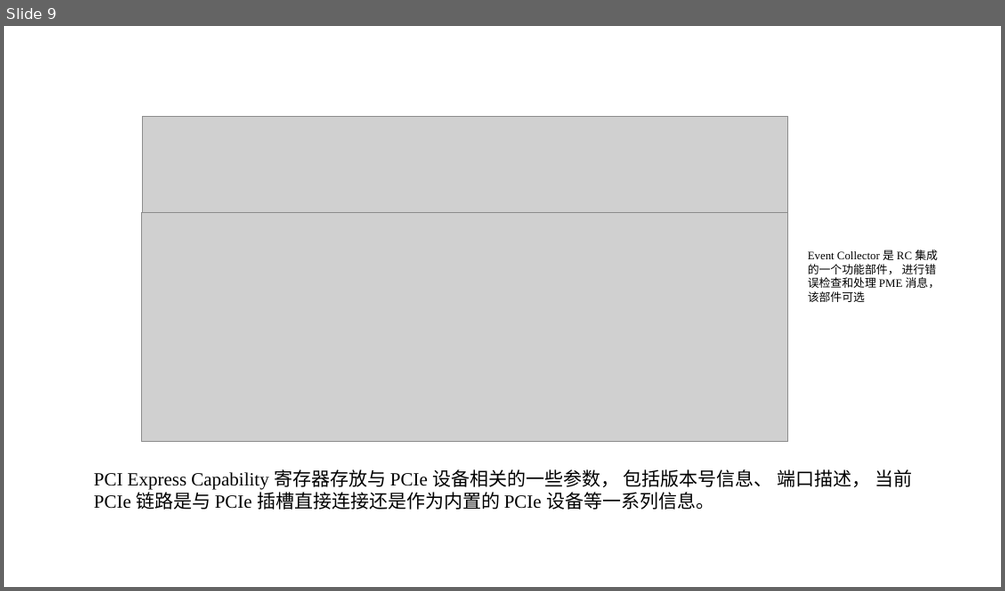
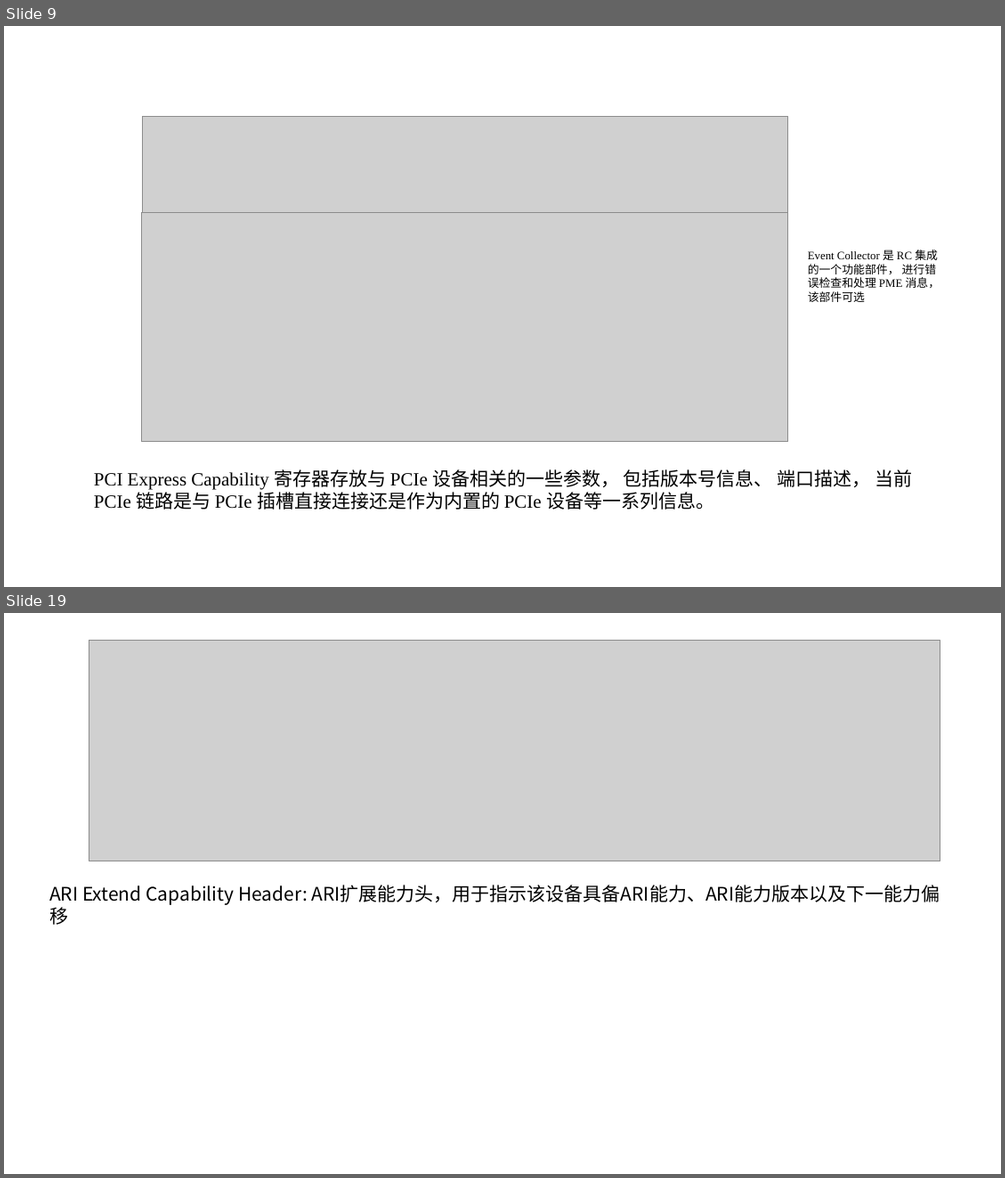
Before and after one commit to HallelujahJ/workspace, a slide deck: reference_doc/pcie/notebook/PCIE协议-Capability结构.pptx. Shown one above the other, each under a label of ours: slide 9 before the commit, slides 9 and 19 after it; the slides between them are not shown. The pictures are 1005x591 and 1005x1178 pixels, drawn with LibreOffice and Linux fonts; fonts in the diff are those of the drawing; grey boxes stand for pictures. Boxes give left, top, right and bottom in pixels: in the first picture for what was removed or moved away, otherwise in the second. Text is boxed around its words. In the diff, an @@ line names an element or a change of style, - is before the commit and + after.

```diff
--- a/reference_doc/pcie/notebook/PCIE协议-Capability结构.pptx
+++ b/reference_doc/pcie/notebook/PCIE协议-Capability结构.pptx
@@ slide 19 added at box(4, 613, 1001, 1174), background #FFFFFF @@
@@ picture added at box(89, 640, 939, 860) @@
@@ text added at box(49, 884, 940, 905), 18 pt, text #000000 @@
+ARI Extend Capability Header: ARI扩展能力头，用于指示该设备具备ARI能力、ARI能力版本以及下一能力偏移
```
Also in this commit, not shown: 2 slides changed, 10 other slides added, 1 slide removed, 7 other files.
